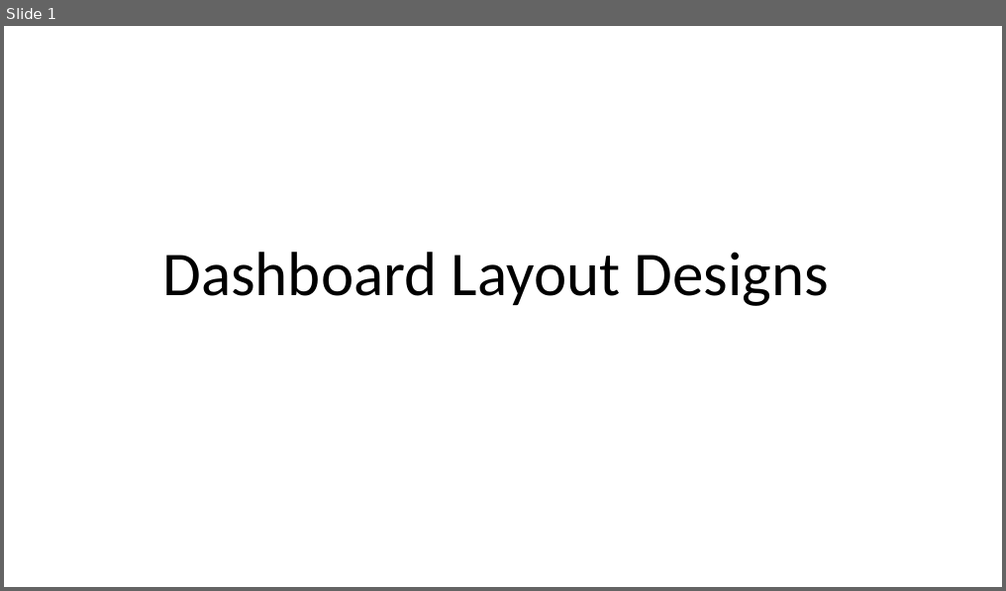
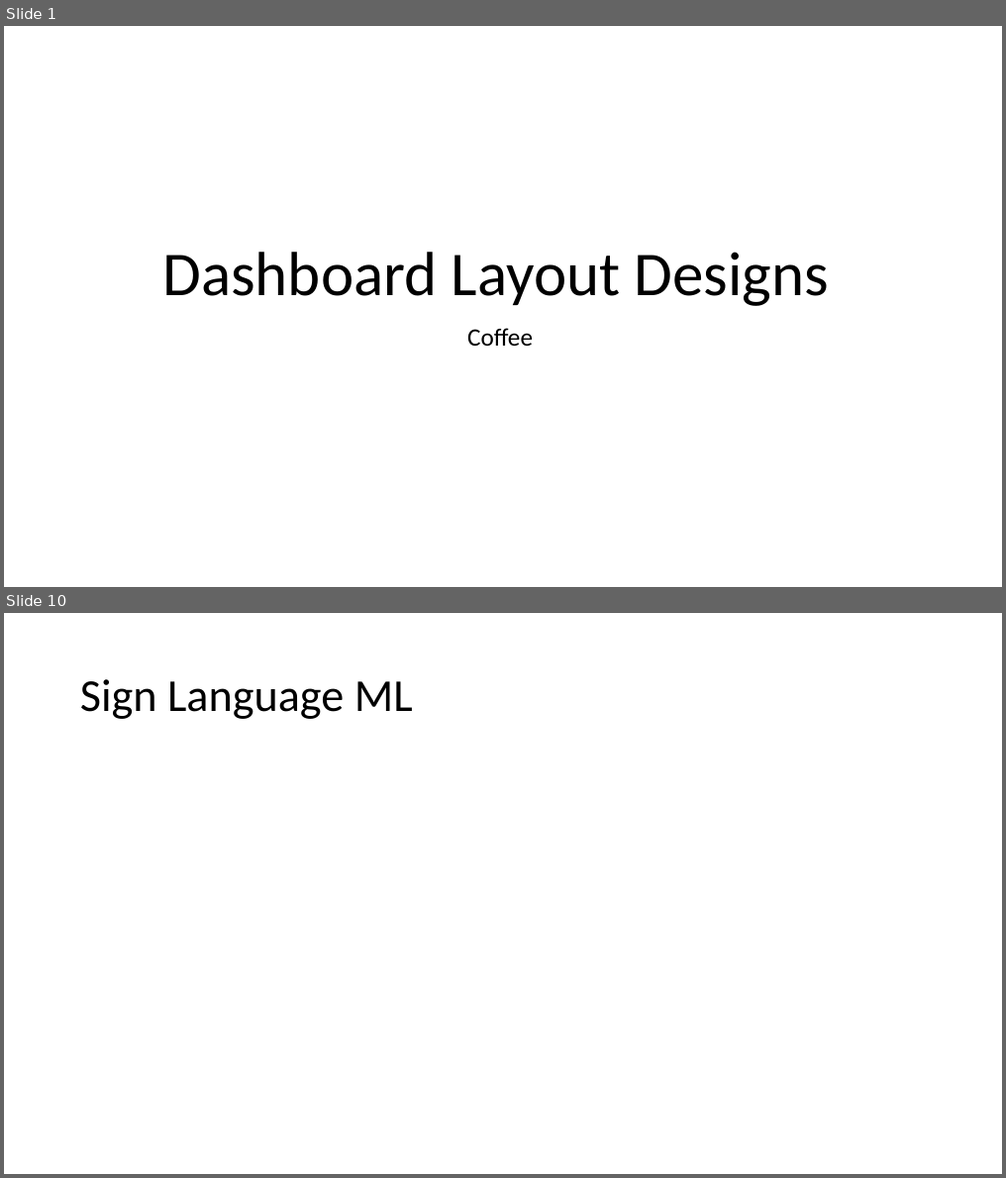
Before and after one commit to cmorrow28/Coffee-Recommender, a slide deck: Dashboard Layouts.pptx. Shown one above the other, each under a label of ours: slide 1 before the commit, slides 1 and 10 after it; the slides between them are not shown. The pictures are 1006x591 and 1006x1178 pixels, drawn with LibreOffice and Linux fonts; fonts in the diff are those of the drawing. Boxes give left, top, right and bottom in pixels: in the first picture for what was removed or moved away, otherwise in the second. Text is boxed around its words. In the diff, an @@ line names an element or a change of style, - is before the commit and + after.

```diff
--- a/Dashboard Layouts.pptx
+++ b/Dashboard Layouts.pptx
@@ slide 10 added at box(4, 613, 1002, 1174), background #FFFFFF @@
@@ title added at box(80, 679, 413, 719), 44 pt, text #000000 @@
+Sign Language ML
@@ slide 1 changed as well @@
@@ subtitle added at box(467, 328, 533, 346), 24 pt, text #000000 @@
+Coffee
```
Also in this commit, not shown: 8 other slides added.
